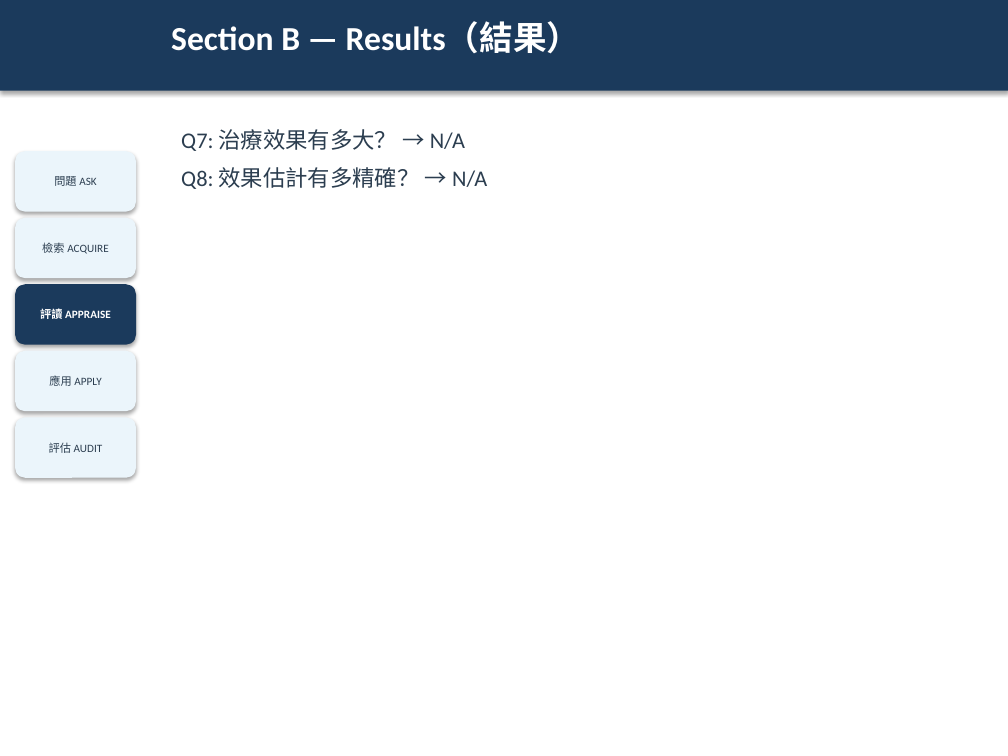
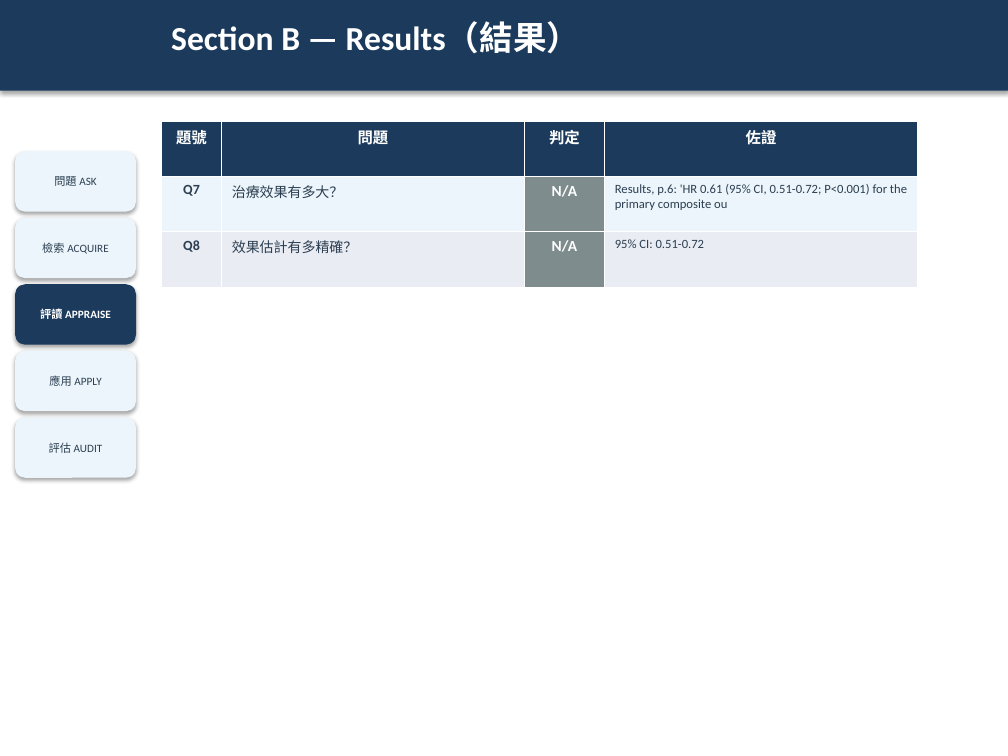
Before and after one commit to platypus31/ebm-report-pipeline, a slide deck: slide 26 of projects/example-sglt2i-ckd/06_slides/ebm-report.pptx (slide 13 before the commit). Drawn at 1008x756 pixels with LibreOffice and Linux fonts; fonts in the diff are those of the drawing. Boxes give left, top, right and bottom in pixels: in the first picture for what was removed or moved away, otherwise in the second. Text is boxed around its words. In the diff, an @@ line names an element or a change of style, - is before the commit and + after.

```diff
--- a/projects/example-sglt2i-ckd/06_slides/ebm-report.pptx
+++ b/projects/example-sglt2i-ckd/06_slides/ebm-report.pptx
@@ table added at (161, 121, 917, 287), 3 rows, 4 columns @@
+題號 | 問題 | 判定 | 佐證
+Q7 | 治療效果有多大？ | N/A | Results, p.6: 'HR 0.61 (95% CI, 0.51-0.72; P<0.001) for the primary composite ou
+Q8 | 效果估計有多精確？ | N/A | 95% CI: 0.51-0.72
@@ text removed at (181, 129, 487, 189) @@
-Q7: 治療效果有多大？ → N/A
-Q8: 效果估計有多精確？ → N/A
```
Also in this commit, not shown: 13 other slides changed, 22 slides added, 2 other files.
